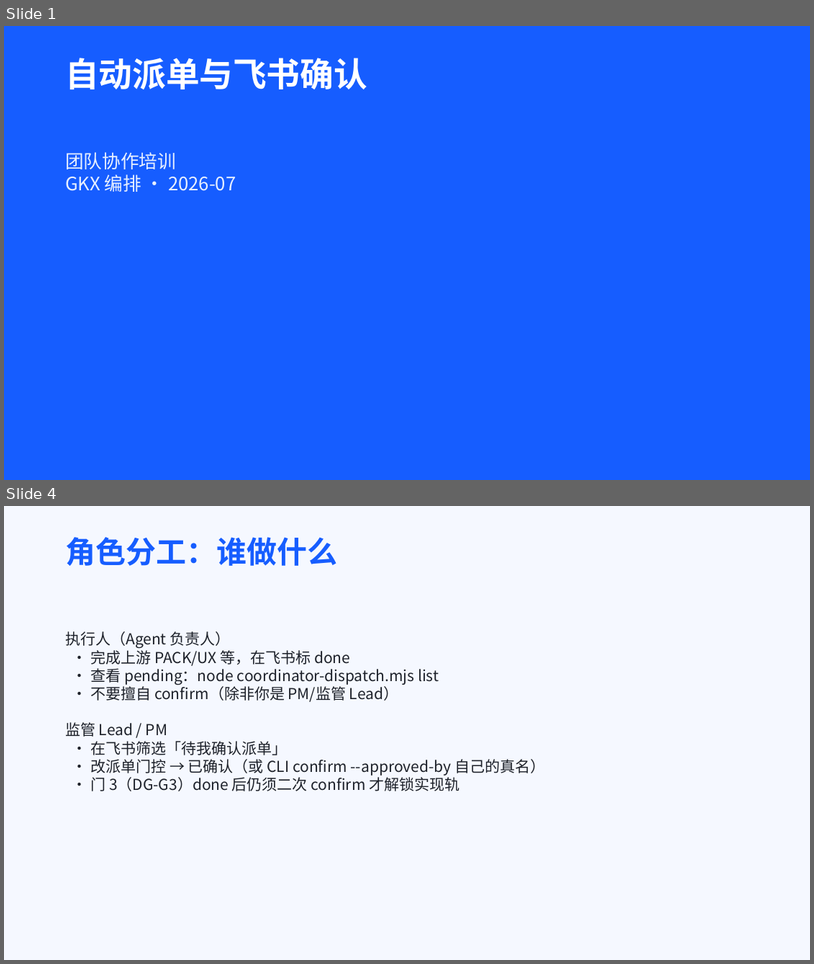
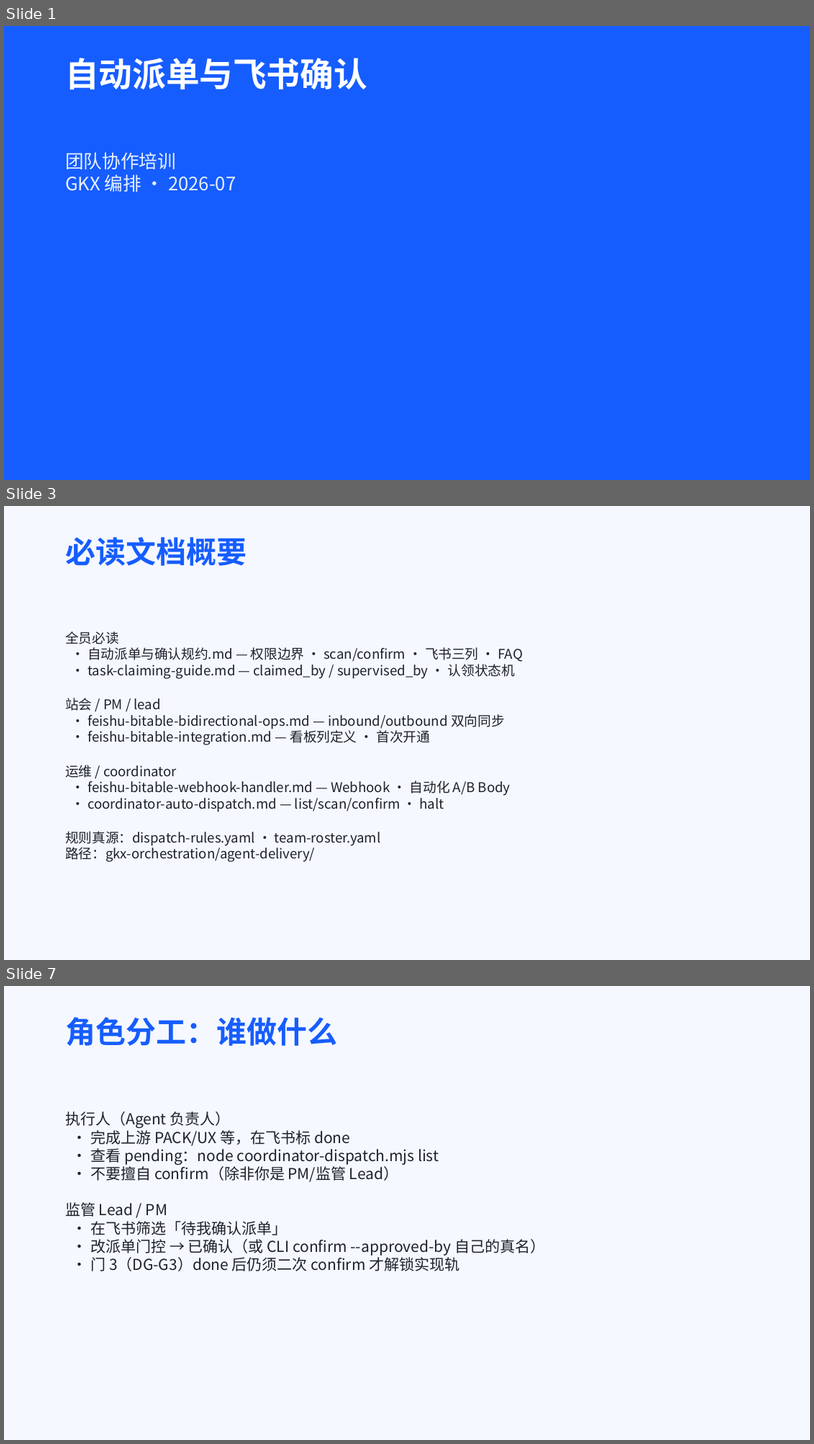
Before and after one commit to Marisolebxf/-, a slide deck: agent-delivery/培训/自动派单与飞书确认-团队协作培训.pptx. Shown one above the other, each under a label of ours: slides 1 and 4 before the commit, slides 1, 3 and 7 after it; the slides between them are not shown. The pictures are 814x964 and 814x1444 pixels, drawn with LibreOffice and Linux fonts; fonts in the diff are those of the drawing. Boxes give left, top, right and bottom in pixels: in the first picture for what was removed or moved away, otherwise in the second. Text is boxed around its words. In the diff, an @@ line names an element or a change of style, - is before the commit and + after.

```diff
--- a/agent-delivery/培训/自动派单与飞书确认-团队协作培训.pptx
+++ b/agent-delivery/培训/自动派单与飞书确认-团队协作培训.pptx
@@ slide 3 added at <box>4,506,810,960</box>, background #F5F8FF @@
@@ title added at <box>65,537,247,566</box>, 36 pt, text #165DFF, bold @@
+必读文档概要
@@ text added at <box>65,631,523,862</box>, 16 pt, text #1D2129 @@
+全员必读
+· 自动派单与确认规约.md — 权限边界 · scan/confirm · 飞书三列 · FAQ
+· task-claiming-guide.md — claimed_by / supervised_by · 认领状态机
+站会 / PM / lead
+· feishu-bitable-bidirectional-ops.md — inbound/outbound 双向同步
+· feishu-bitable-integration.md — 看板列定义 · 首次开通
+运维 / coordinator
+· feishu-bitable-webhook-handler.md — Webhook · 自动化 A/B Body
+· coordinator-auto-dispatch.md — list/scan/confirm · halt
+规则真源：dispatch-rules.yaml · team-roster.yaml
+路径：gkx-orchestration/agent-delivery/
@@ what was slide 4 is now slide 7 @@
```
Also in this commit, not shown: 2 slides changed, 2 other slides added, 1 other file.
